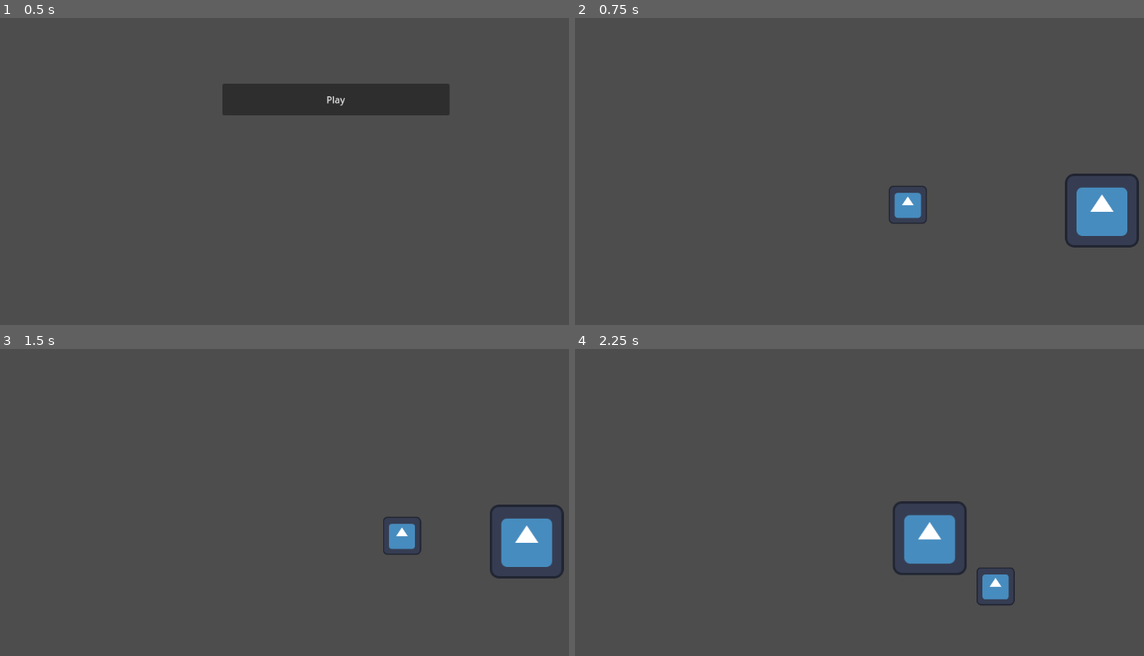
Above: before the commit, frames 1-4 (two rows, left to right).
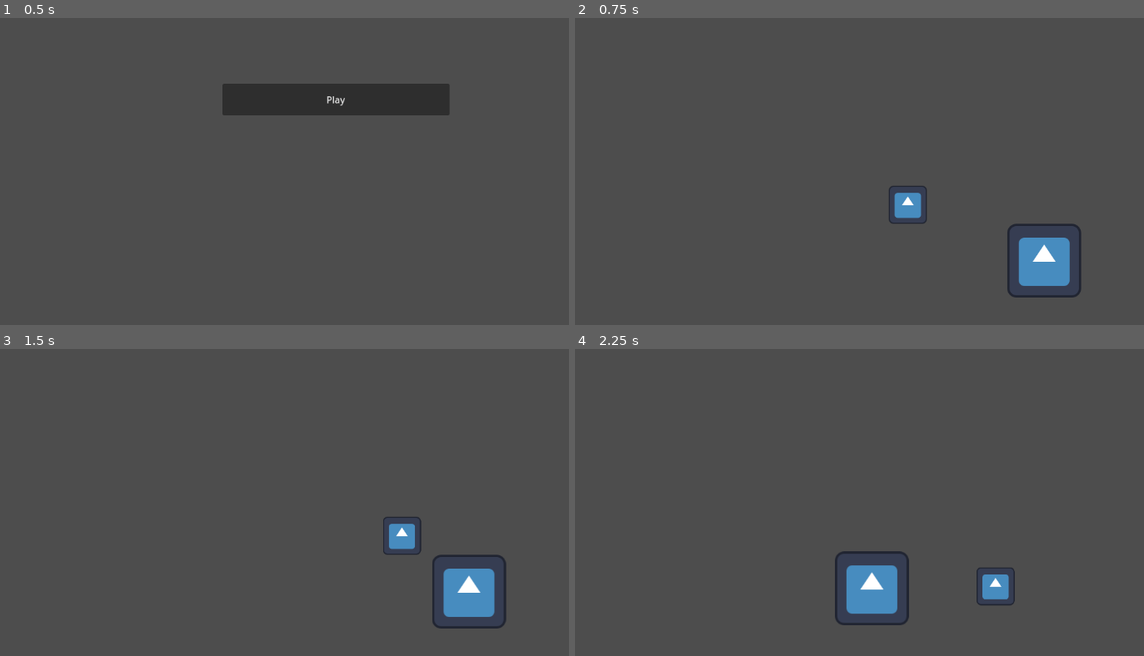
Above: after the commit, the same moments.

Repository: AWIX-studio/raiden_project
Game: Godot game, scene res://MainMenu.tscn
The game is run twice, just before and just after one commit, with the same random seed, the same clock (stepped at 60 frames per second) and the same inputs. The project has no main scene, so this scene is started directly. The engine's default icon, where the game draws it, is replaced by a stand-in: a white triangle on a blue panel in a dark square.
Inputs:
- Up to frame 1 (0.5 s): no input
- Up to frame 2 (0.75 s): click "Play" at 0.5 s
- Up to frame 3 (1.5 s): tap Enter at 1.25 s; hold Right (ui_right) from 1.28 s (still down); hold Shift (sprint) from 1.28 s (still down)
- Up to frame 4 (2.25 s): release Right (ui_right) at 2.03 s; release Shift (sprint) at 2.03 s; hold Down (ui_down) from 2.03 s (still down); tap Shift (sprint) at 2.1 s

Frame 1 is identical in both runs. In frame 2, 3.6% of the frame differs, in the area x 75-100%, y 50-92%; in frame 3, 3.6%; in frame 4, 3.7%, in the area x 45-69%, y 49-90%.

Commit message:
collision object test

Diff:
--- a/node_2d.tscn
+++ b/node_2d.tscn
@@ -1,13 +1,24 @@
-[gd_scene load_steps=3 format=3 uid="uid://qevswcbjplgl"]
+[gd_scene load_steps=4 format=3 uid="uid://qevswcbjplgl"]
 
 [ext_resource type="PackedScene" uid="uid://vs0a3g6suqgk" path="res://player.tscn" id="1_fu408"]
-[ext_resource type="Texture2D" uid="uid://gxd7611uguhk" path="res://icon.svg" id="2_4x5cd"]
+[ext_resource type="Texture2D" uid="uid://gxd7611uguhk" path="res://icon.svg" id="2_uu4kw"]
+
+[sub_resource type="RectangleShape2D" id="RectangleShape2D_jespd"]
+size = Vector2(120, 124)
 
 [node name="Node2D" type="Node2D"]
 
 [node name="Area2D" parent="." instance=ExtResource("1_fu408")]
 position = Vector2(259, 309)
 
-[node name="Icon" type="Sprite2D" parent="."]
-position = Vector2(595, 319)
-texture = ExtResource("2_4x5cd")
+[node name="Area2D2" type="Area2D" parent="."]
+
+[node name="CollisionShape2D" type="CollisionShape2D" parent="Area2D2"]
+position = Vector2(495, 406)
+shape = SubResource("RectangleShape2D_jespd")
+
+[node name="Icon" type="Sprite2D" parent="Area2D2"]
+position = Vector2(495, 406)
+texture = ExtResource("2_uu4kw")
+
+[connection signal="area_entered" from="Area2D" to="Area2D" method="_on_area_entered"]
--- a/player.gd
+++ b/player.gd
@@ -1,12 +1,10 @@
 extends Area2D
 
 @export var speed = 250 # How fast the player will move (pixels/sec).
-var screen_size # Size of the game window.
 
 # Called when the node enters the scene tree for the first time.
 func _ready():
-	screen_size = get_viewport_rect().size
-	print(screen_size)
+	pass
 
 # Called every frame. 'delta' is the elapsed time since the previous frame.
 func _process(delta):
@@ -26,3 +24,10 @@
 			velocity = velocity.normalized() * speed
 
 	position += velocity * delta
+
+
+
+
+
+func _on_area_entered(area):
+	get_tree().change_scene_to_file("res://node_2d.tscn")
--- a/project.godot
+++ b/project.godot
@@ -11,7 +11,7 @@
 [application]
 
 config/name="raiden_project"
-config/features=PackedStringArray("4.1", "Forward Plus")
+config/features=PackedStringArray("4.2", "Forward Plus")
 config/icon="res://icon.svg"
 
 [input]
